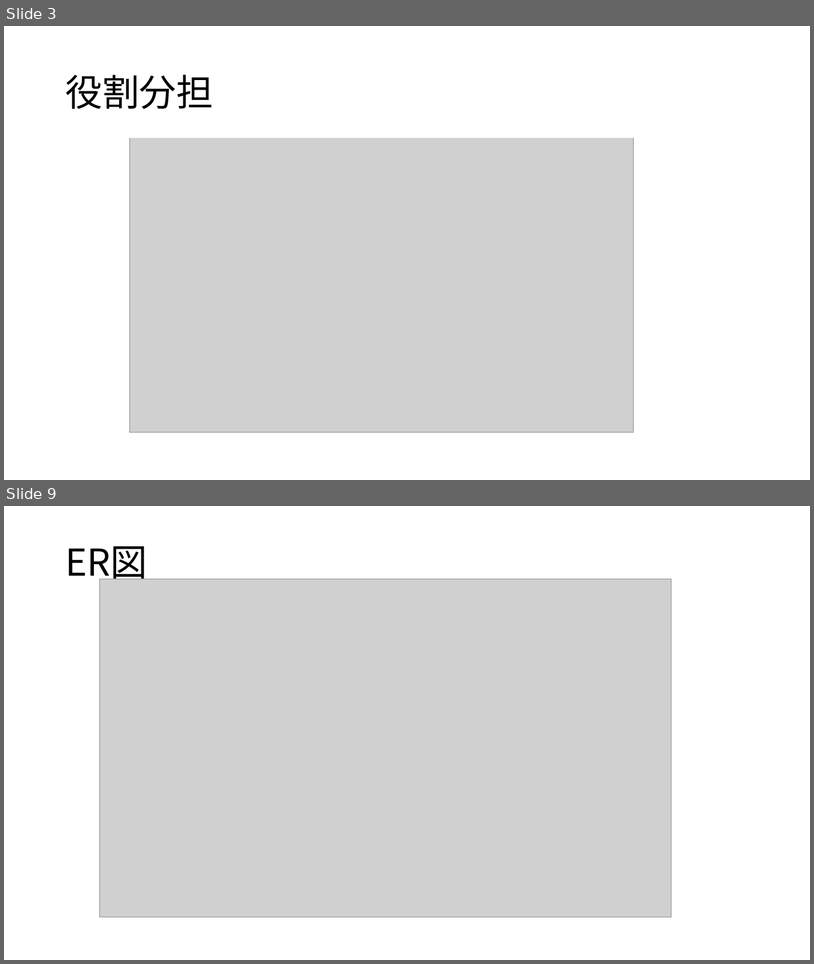
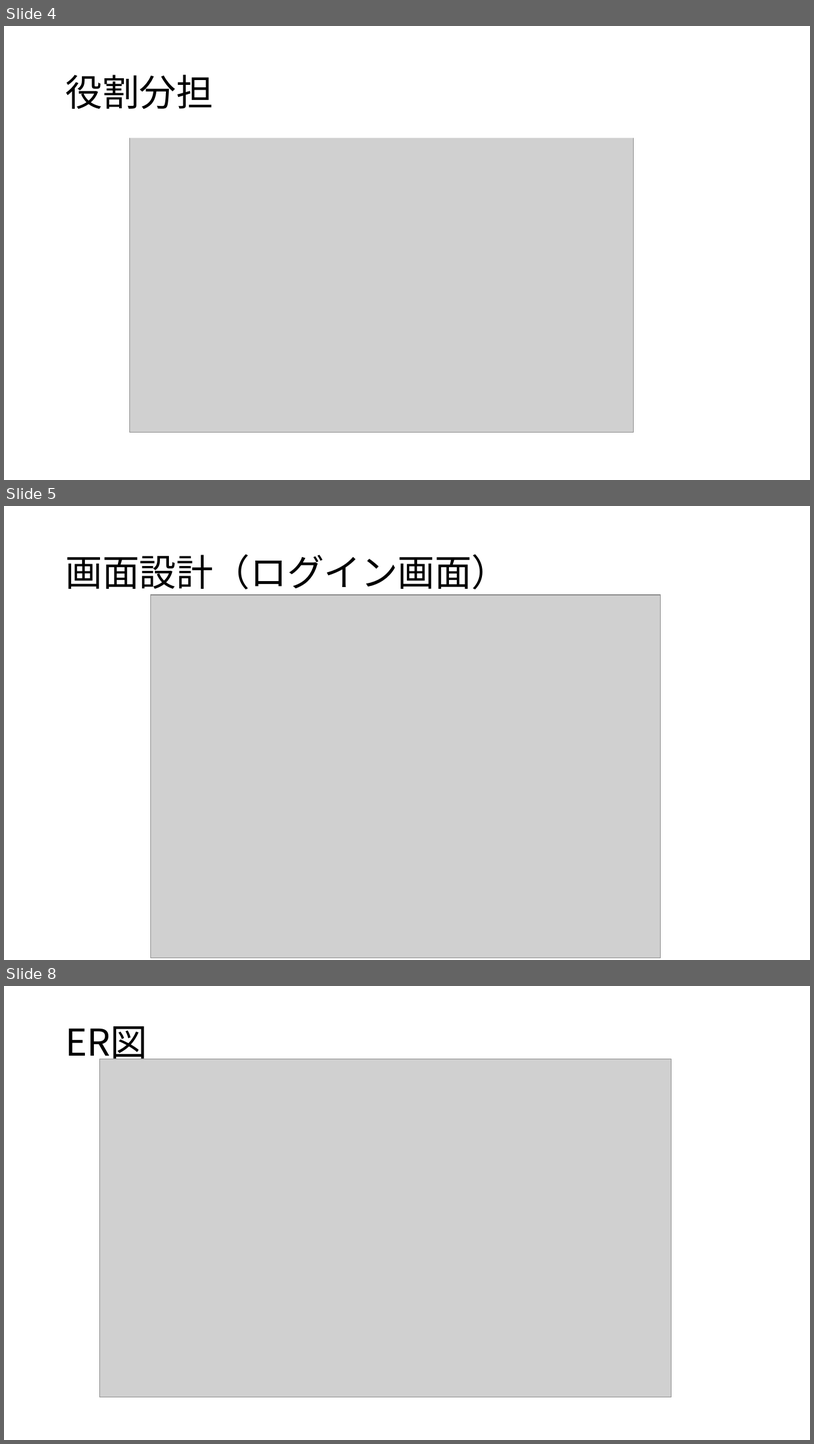
Before and after one commit to ivy239007/UG, a slide deck: プレゼン資料/Webアプリ開発発表資料.pptx. Shown one above the other, each under a label of ours: slides 3 and 9 before the commit, slides 4, 5 and 8 after it; the slides between them are not shown. The pictures are 814x964 and 814x1444 pixels, drawn with LibreOffice and Linux fonts; fonts in the diff are those of the drawing; grey boxes stand for pictures. Boxes give left, top, right and bottom in pixels: in the first picture for what was removed or moved away, otherwise in the second. Text is boxed around its words. In the diff, an @@ line names an element or a change of style, - is before the commit and + after.

```diff
--- a/プレゼン資料/Webアプリ開発発表資料.pptx
+++ b/プレゼン資料/Webアプリ開発発表資料.pptx
@@ slide 5 added at (x1=4, y1=506, x2=810, y2=960), background #FFFFFF @@
@@ title added at (x1=65, y1=554, x2=509, y2=595), 44 pt, text #000000 @@
+画面設計（ログイン画面）
@@ picture added at (x1=150, y1=595, x2=660, y2=957) @@
@@ what was slide 3 is now slide 4 @@
@@ what was slide 9 is now slide 8 @@
```
Also in this commit, not shown: 2 slides changed, 2 other slides added, 5 slides removed.
